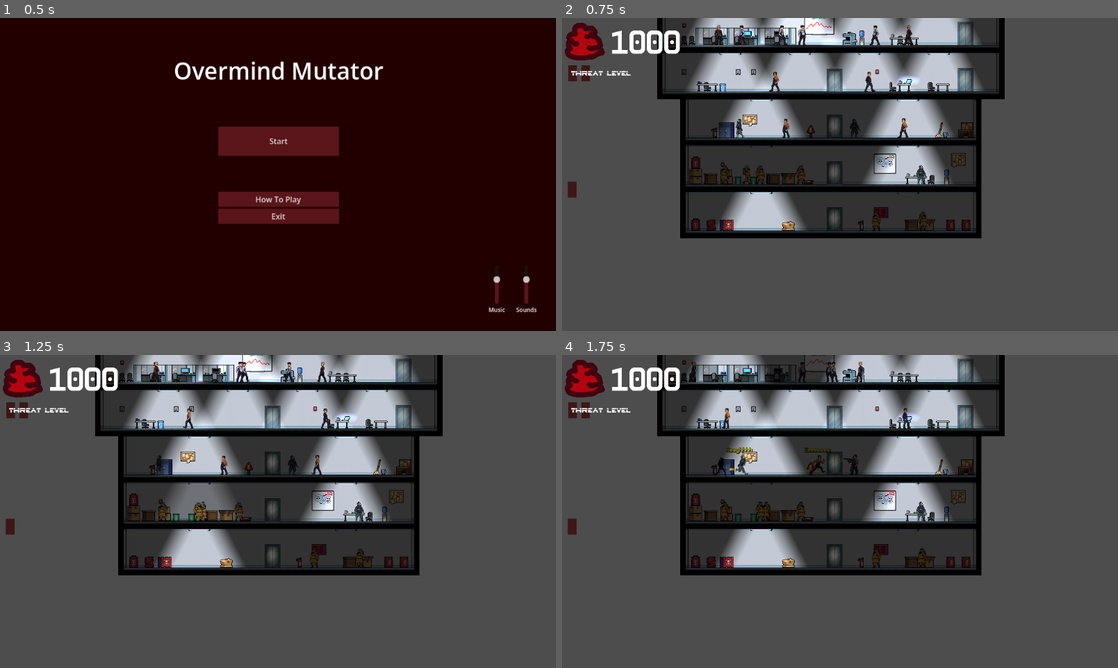
Above: before the commit, frames 1-4 (two rows, left to right).
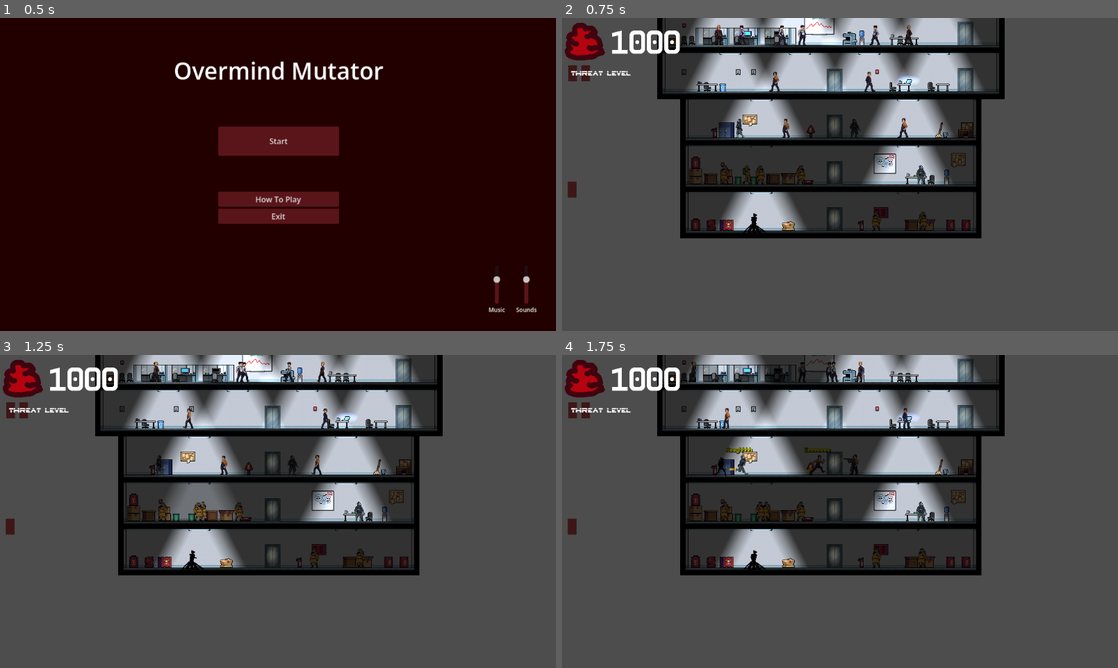
Above: after the commit, the same moments.

Repository: Lambosaurus/wildjam-mutation
Game: Godot game, scene res://ui/start_screen.tscn
Two runs of this game, one before a commit and one after it. Both use one fixed random seed, a clock stepped at 60 frames per second and the inputs below.
Inputs (mouse positions are in pixels of both pictures, inside the frame that each line leads up to):
- Up to frame 1 (0.5 s): no input
- Up to frame 2 (0.75 s): click "Start" at 0.5 s
- Up to frame 3 (1.25 s): no input
- Up to frame 4 (1.75 s): tap Enter at 1.25 s; drag from (584, 411) to (967, 417) at 1.27 s

Frame 1 is identical in both runs. In frame 2, 0.1% of the frame differs, in the area x 32-37%, y 62-69%; in frame 3, 0.1%; in frame 4, 0.1%.

Commit message:
Add initial mutant

Diff:
--- a/creatures/mutant/mutant.gd
+++ b/creatures/mutant/mutant.gd
@@ -20,6 +20,8 @@
 const MELEE_STRIKE = preload('res://entities/strike/strike.tscn')
 const SPLATTER = preload('res://entities/pop/pop.tscn')
 
+@export var initial_mutations: Array[Mutation]
+
 @export_group("BOIDS Controls")
 @export var BOIDS_REPULSION = 1000.0
 @export var BOIDS_ATTRACTION = 1500.0
@@ -38,7 +40,13 @@
 var elevator_attraction: Vector2 = Vector2(0.0, 0.0)
 
 func _ready() -> void:
+
 	update_properties()
+
+	if initial_mutations:
+		for mutation in initial_mutations:
+			mutate(mutation)
+
 
 func update_properties() -> void:
 	$TargetSelector.range = max(mutant_type.chase_range, mutant_type.attack_range)
--- a/main/main.tscn
+++ b/main/main.tscn
@@ -5,6 +5,8 @@
 [ext_resource type="PackedScene" uid="uid://bcckgfd8qlmhm" path="res://creatures/human/human.tscn" id="2_pjrb6"]
 [ext_resource type="PackedScene" uid="uid://byescby3rnuk1" path="res://entities/entity_spawner.tscn" id="3_xwkvk"]
 [ext_resource type="PackedScene" uid="uid://dlom32x0f3tyr" path="res://creatures/mutant/mutant.tscn" id="4_c651c"]
+[ext_resource type="Script" uid="uid://c8shh7tf8tebl" path="res://creatures/mutations/mutation.gd" id="7_oagth"]
+[ext_resource type="Resource" uid="uid://cxftaxj083bso" path="res://creatures/mutations/data/implanted_legs.tres" id="8_n53tw"]
 [ext_resource type="Resource" uid="uid://ch0d03r2qugcc" path="res://creatures/human/types/scientist.tres" id="9_5xyti"]
 [ext_resource type="PackedScene" uid="uid://cl8rxjlclso5g" path="res://building/components/transporter/elevator/elevator.tscn" id="9_bsumw"]
 [ext_resource type="PackedScene" uid="uid://etva80dwgv3l" path="res://ui/main_gui.tscn" id="9_grrlh"]
@@ -19,7 +21,6 @@
 [ext_resource type="Resource" uid="uid://bwissqiav15ti" path="res://creatures/human/types/office_manager.tres" id="13_re7it"]
 [ext_resource type="Texture2D" uid="uid://dkf32vbobi1wy" path="res://building/components/lighting/trapezoid-mask.png" id="14_73k8k"]
 [ext_resource type="Texture2D" uid="uid://y88epottr0vf" path="res://building/components/lighting/radial-mask.png" id="15_5xyti"]
-[ext_resource type="Resource" uid="uid://irdrkl0ue4od" path="res://creatures/human/types/security_guard.tres" id="15_n53tw"]
 [ext_resource type="Resource" uid="uid://irdrkl0ue4od" path="res://creatures/human/types/security_officer.tres" id="15_re7it"]
 [ext_resource type="Resource" uid="uid://droqwktc0jqvp" path="res://creatures/human/types/security_enforcer.tres" id="16_d00gp"]
 [ext_resource type="Resource" uid="uid://cirk3igetj714" path="res://creatures/human/types/boss.tres" id="17_d8vpj"]
@@ -96,6 +97,10 @@
 
 [node name="PixelFloorStop5" parent="Transporters/Elevator4" unique_id=316634137 instance=ExtResource("10_bsumw")]
 position = Vector2(-1320, 126)
+
+[node name="Mutant" parent="." unique_id=88951864 instance=ExtResource("4_c651c")]
+position = Vector2(399, 764)
+initial_mutations = Array[ExtResource("7_oagth")]([ExtResource("8_n53tw")])
 
 [node name="Spawners" type="Node" parent="." unique_id=699582945]
 
@@ -264,19 +269,19 @@
 
 [node name="SecurityGuard1" parent="Humans" unique_id=169823721 instance=ExtResource("2_pjrb6")]
 position = Vector2(798, 191)
-human_type = ExtResource("15_n53tw")
+human_type = ExtResource("15_re7it")
 
 [node name="SecurityGuard2" parent="Humans" unique_id=1162931582 instance=ExtResource("2_pjrb6")]
 position = Vector2(400, 94)
-human_type = ExtResource("15_n53tw")
+human_type = ExtResource("15_re7it")
 
 [node name="SecurityGuard3" parent="Humans" unique_id=957899927 instance=ExtResource("2_pjrb6")]
 position = Vector2(514, -4)
-human_type = ExtResource("15_n53tw")
+human_type = ExtResource("15_re7it")
 
 [node name="SecurityGuard4" parent="Humans" unique_id=1567028176 instance=ExtResource("2_pjrb6")]
 position = Vector2(353, -2)
-human_type = ExtResource("15_n53tw")
+human_type = ExtResource("15_re7it")
 
 [node name="SecurityOfficer" parent="Humans" unique_id=1797211939 instance=ExtResource("2_pjrb6")]
 position = Vector2(345, 94)
